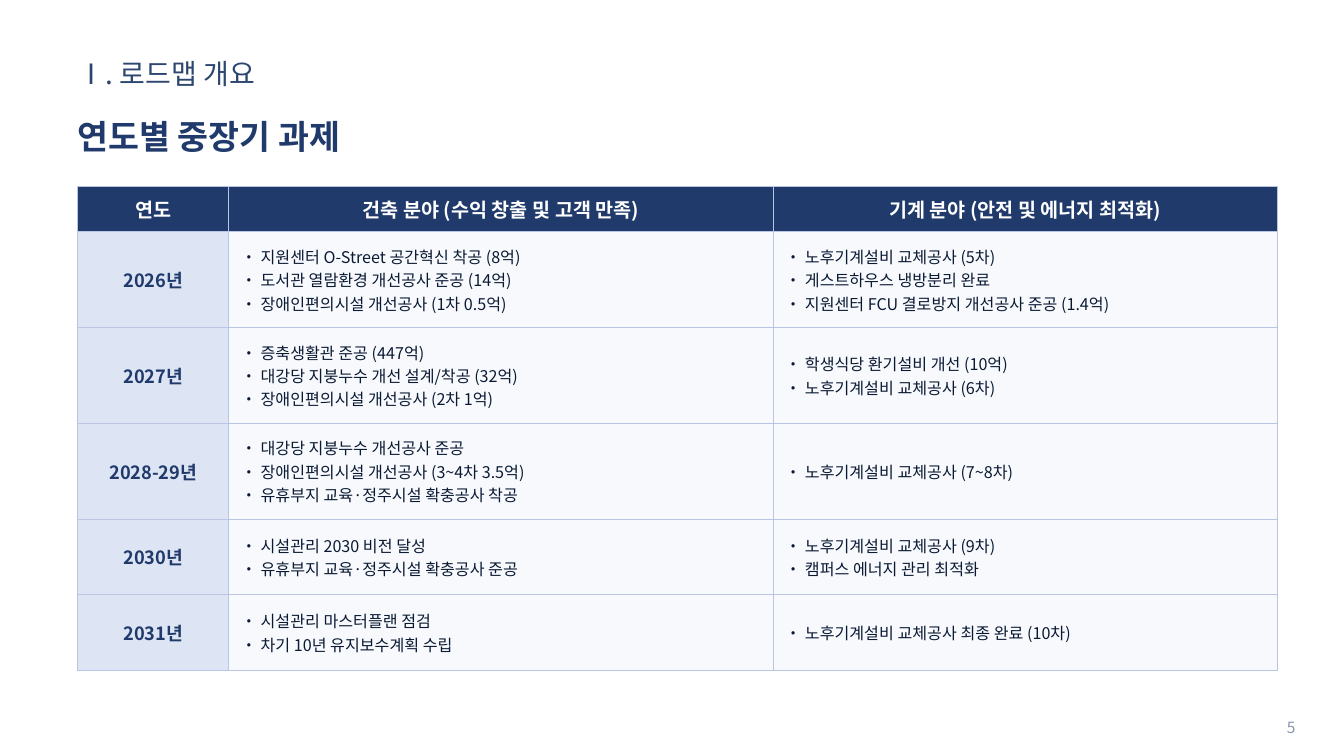
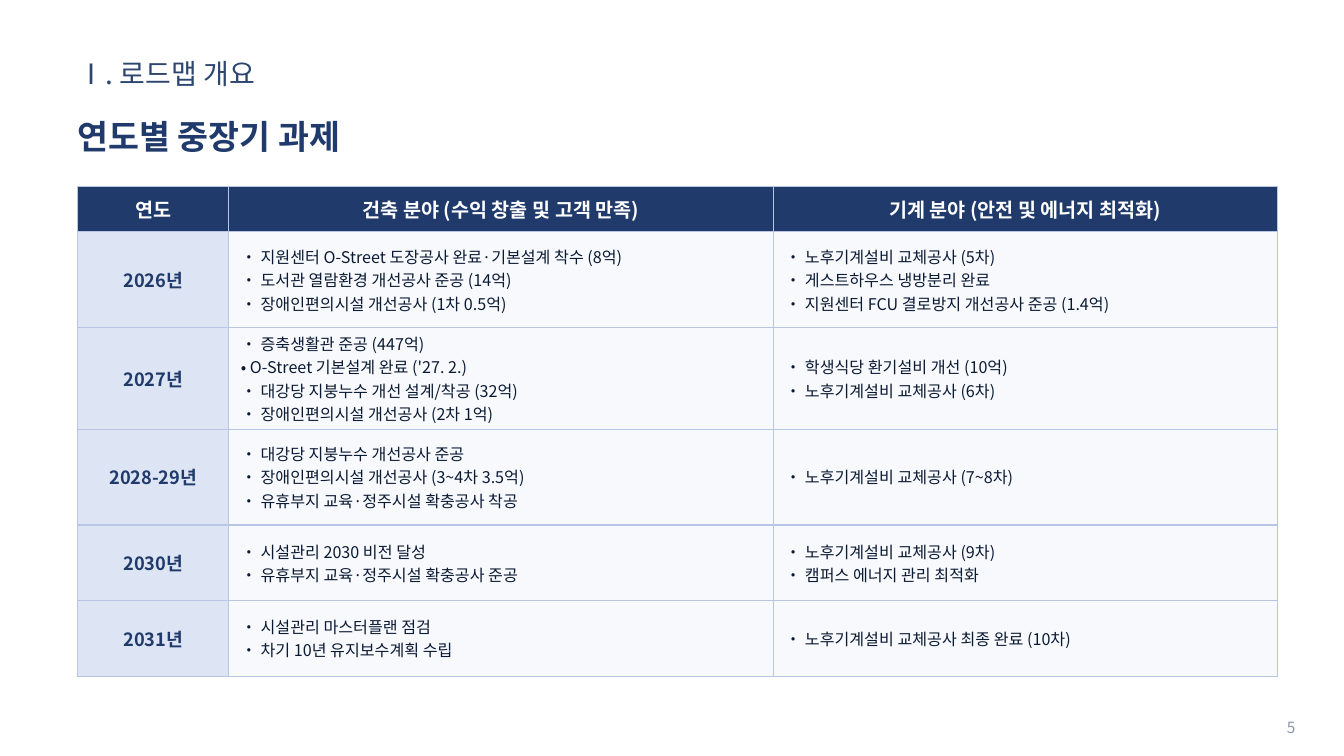
Before and after one commit to teahyunkim70-bot/my-project, a slide deck: slide 5 of Vision2030_Roadmap_발표자료.pptx. Drawn at 1344x756 pixels with LibreOffice and Linux fonts; fonts in the diff are those of the drawing; background and template pictures are left out. Boxes give left, top, right and bottom in pixels: in the first picture for what was removed or moved away, otherwise in the second. Text is boxed around its words. In the diff, an @@ line names an element or a change of style, - is before the commit and + after.

```diff
--- a/Vision2030_Roadmap_발표자료.pptx
+++ b/Vision2030_Roadmap_발표자료.pptx
@@ table at (78, 187, 1277, 662) @@
-row 2, column 2: • 지원센터 O-Street 공간혁신 착공 (8억) / • 도서관 열람환경 개선공사 준공 (14억) / • 장애인편의시설 개선공사 (1차 0.5억)
+row 2, column 2: • 지원센터 O-Street 도장공사 완료·기본설계 착수 (8억) / • 도서관 열람환경 개선공사 준공 (14억) / • 장애인편의시설 개선공사 (1차 0.5억)
-row 3, column 2: • 증축생활관 준공 (447억) / • 대강당 지붕누수 개선 설계/착공 (32억) / • 장애인편의시설 개선공사 (2차 1억)
+row 3, column 2: • 증축생활관 준공 (447억) / • O-Street 기본설계 완료 ('27. 2.) / • 대강당 지붕누수 개선 설계/착공 (32억) / • 장애인편의시설 개선공사 (2차 1억)
```
Also in this commit, not shown: 2 other slides changed.
